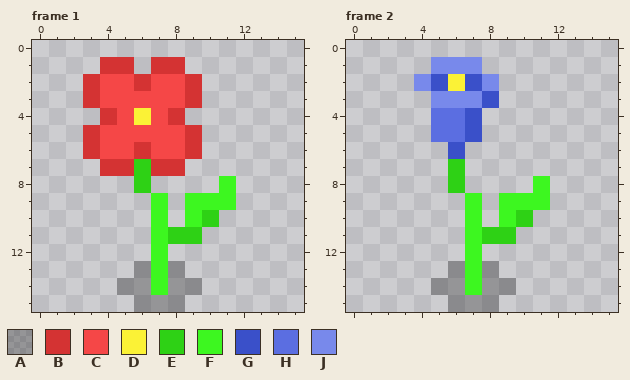
Pixel-art file, stored at assets/art/aseprite/flowers.aseprite. The first picture shows the starting point.
16x16 pixels, 2 frames. Shown: frame 1, frame 2.
Palette (. is transparent): A #00000046  B #d43333  C #f54747  D #fbf236  E #2ed115  F #3df720  G #3a50c9  H #5b6ee1  J #7889eb
And afterwards:
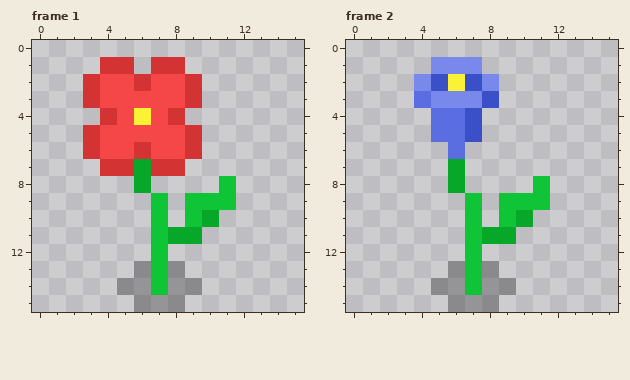
Change:
@@ palette @@
-E #2ed115
+E #07a82a
-F #3df720
+F #10c437
--- frame 2, layer "Layer 4"
@@ x 2..8 @@
  2 ..JGDGJ
- 3 ...JJJG
+ 3 ..HJJJG
  4 ...HHG.
  5 ...HHG.
- 6 ....G..
+ 6 ....H..
  7 ....E..
